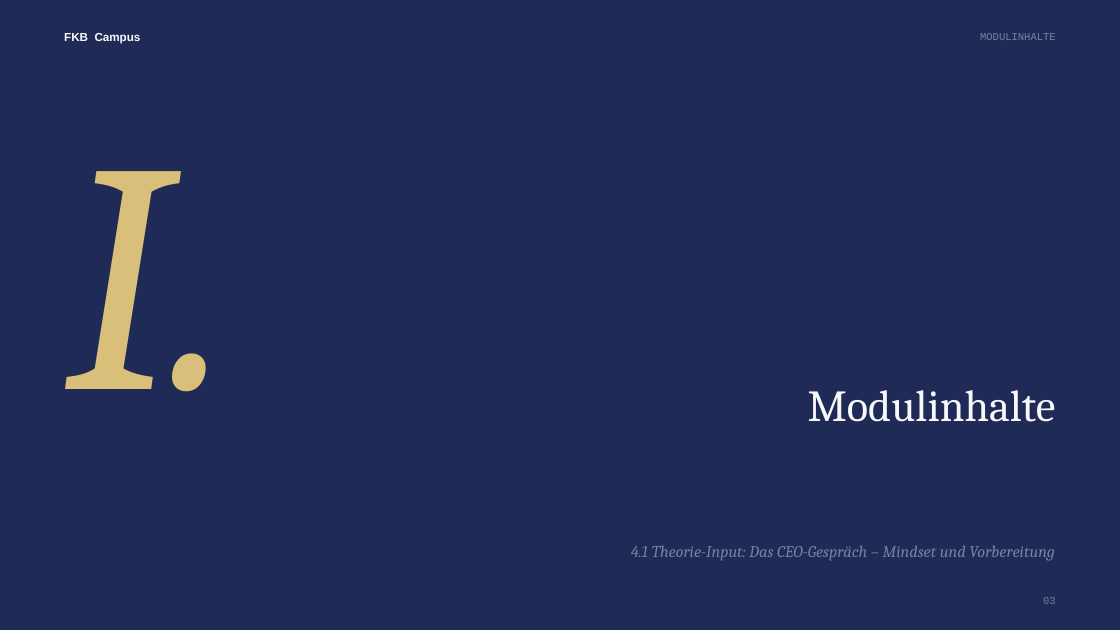
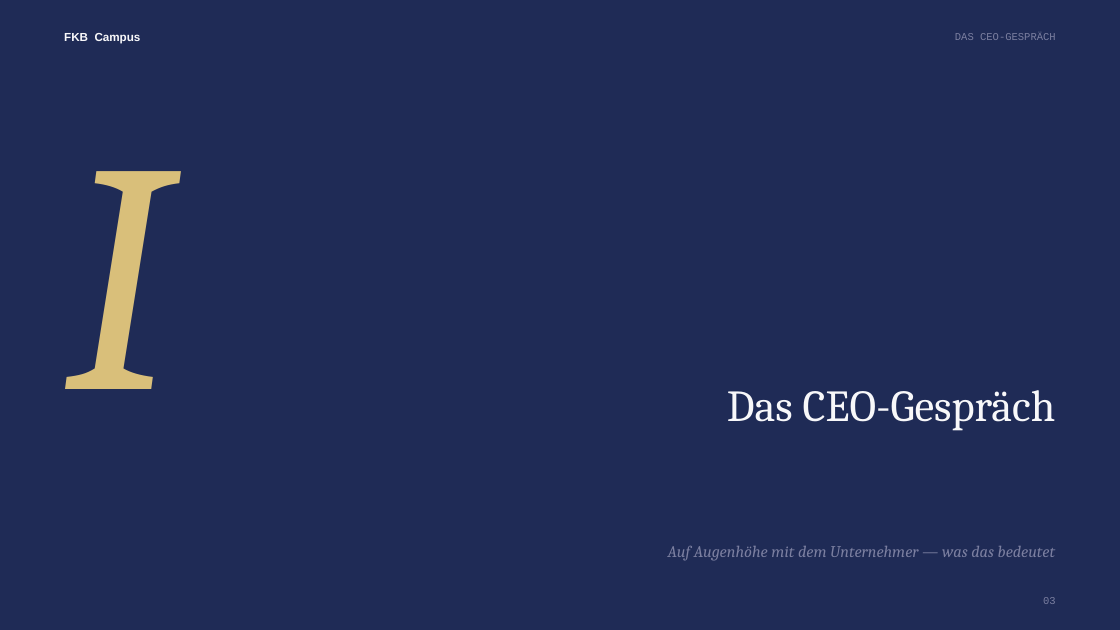
Before and after one commit to ck5rqc47pr-byte/firmenkundenakademie-online, a slide deck: slide 3 of public/downloads/praesentation/M12.pptx. Drawn at 1120x630 pixels with LibreOffice and Linux fonts; fonts in the diff are those of the drawing. Boxes give left, top, right and bottom in pixels: in the first picture for what was removed or moved away, otherwise in the second. Text is boxed around its words. In the diff, an @@ line names an element or a change of style, - is before the commit and + after.

```diff
--- a/public/downloads/praesentation/M12.pptx
+++ b/public/downloads/praesentation/M12.pptx
@@ text at [955, 33, 1056, 40]: text changed @@
-MODULINHALTE
+DAS CEO-GESPRÄCH
@@ text at [64, 171, 172, 389]: text changed @@
-I.
+I
@@ text at [727, 390, 1056, 431]: text changed @@
-Modulinhalte
+Das CEO-Gespräch
@@ text at [668, 546, 1055, 561]: text changed @@
-4.1 Theorie-Input: Das CEO-Gespräch – Mindset und Vorbereitung
+Auf Augenhöhe mit dem Unternehmer — was das bedeutet
```
Also in this commit, not shown: 1 other slide changed, 7 slides added, 29 slides removed, 42 other files.
